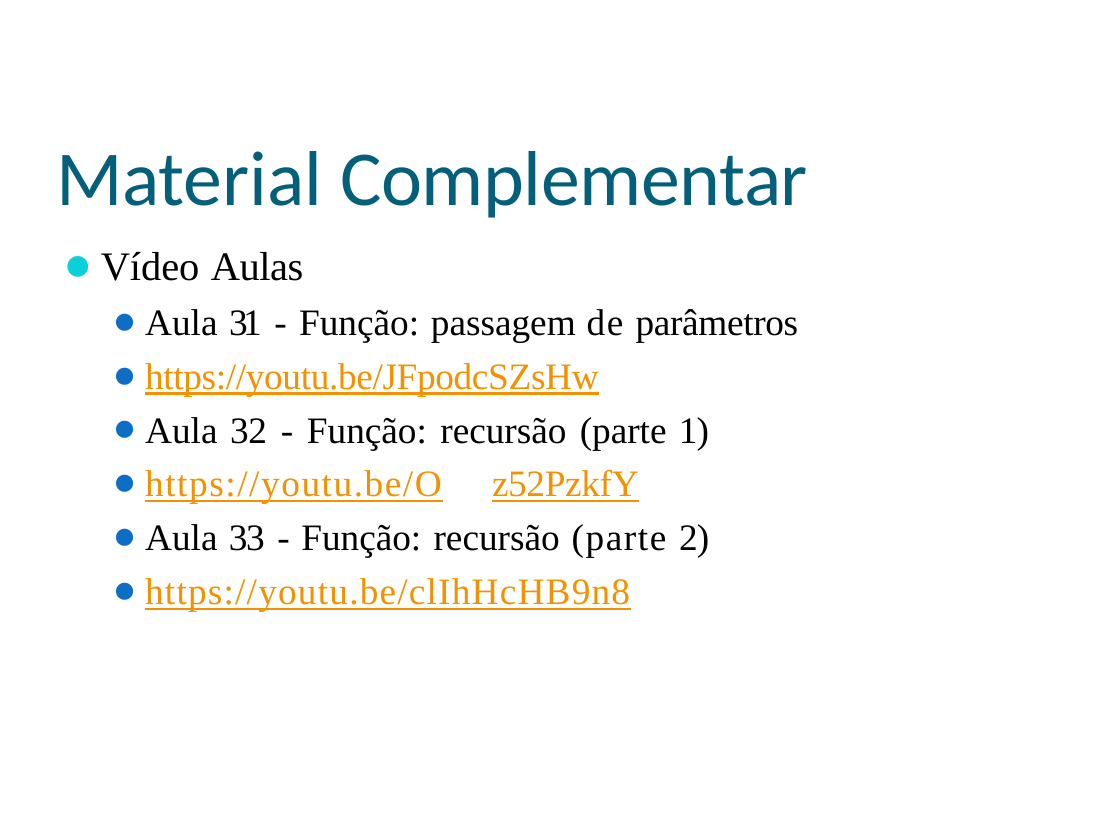
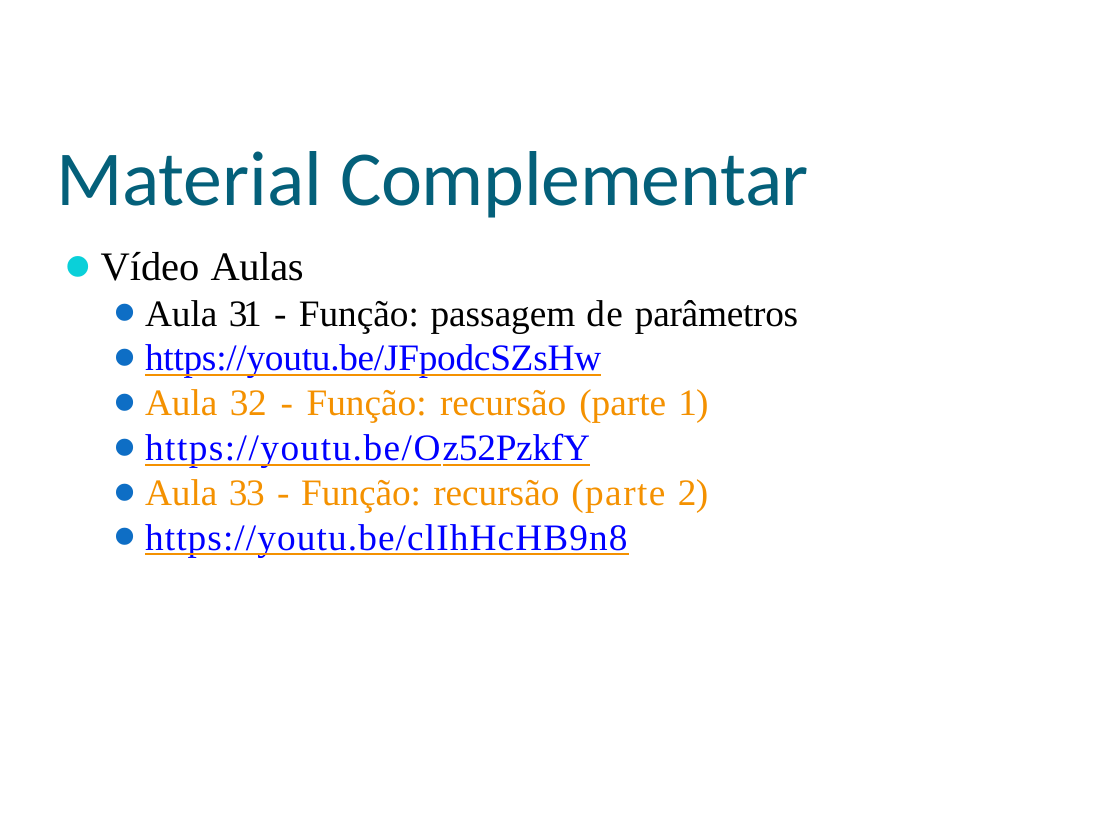
Before and after one commit to eduardocunha11/firstblog, a slide deck: slide 38 of aulas/pc1/AulaPython08-Funcoes.pptx. Drawn at 1120x840 pixels with LibreOffice and Linux fonts; fonts in the diff are those of the drawing; background and template pictures are left out. Boxes give left, top, right and bottom in pixels: in the first picture for what was removed or moved away, otherwise in the second. Text is boxed around its words. In the diff, an @@ line names an element or a change of style, - is before the commit and + after.

```diff
--- a/aulas/pc1/AulaPython08-Funcoes.pptx
+++ b/aulas/pc1/AulaPython08-Funcoes.pptx
@@ text at bbox=[101, 252, 798, 557]: letter spacing 0.6 to 0.5 pt in "de"; text colour #F49100 to #0000FF in "https://youtu.be/JFpodcSZsHw", "https://youtu.be/clIhHcHB9n8"; text colour #000000 to #F49100 in "Aula 32 - Função: recursão (parte 1)", "Aula 33 - Função: recursão (parte 2)"; letter spacing -0.5 to -0.4 pt in "33"; less space between paragraphs @@
@@ text at bbox=[145, 433, 590, 467]: text changed; text colour #F49100 to #0000FF @@
-  ⚫ https://youtu.be/O z52PzkfY
+  ⚫ https://youtu.be/Oz52PzkfY
```
Also in this commit, not shown: 37 other slides changed, 1 other file.
